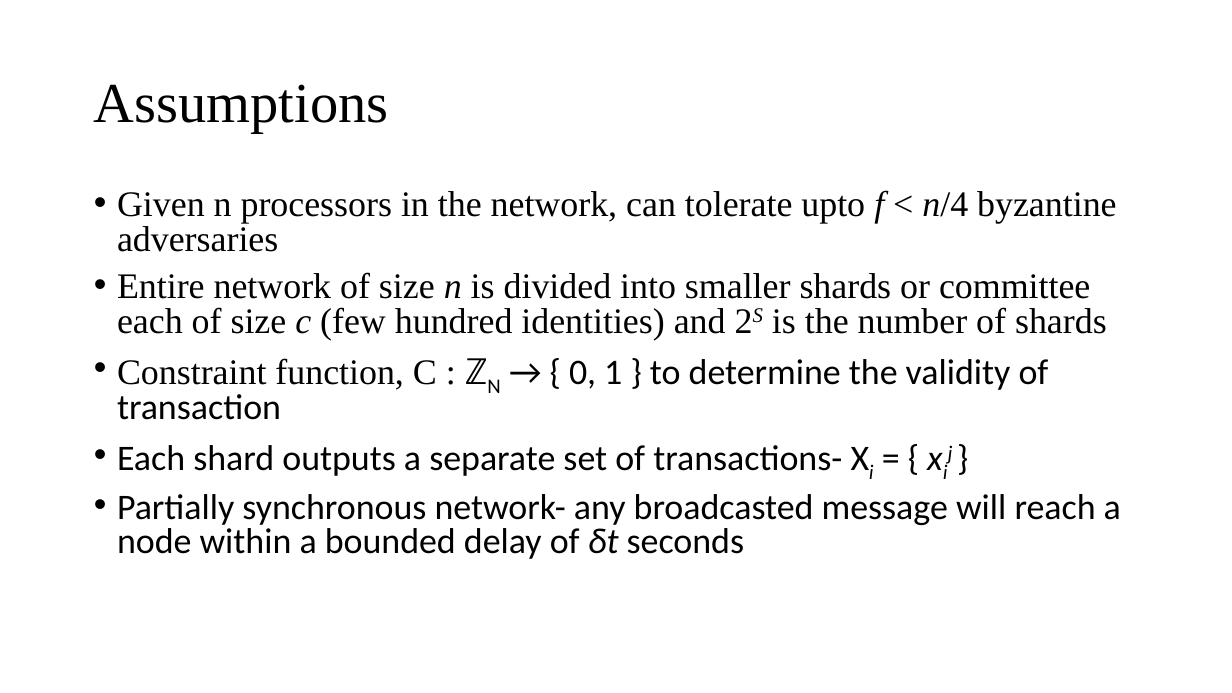
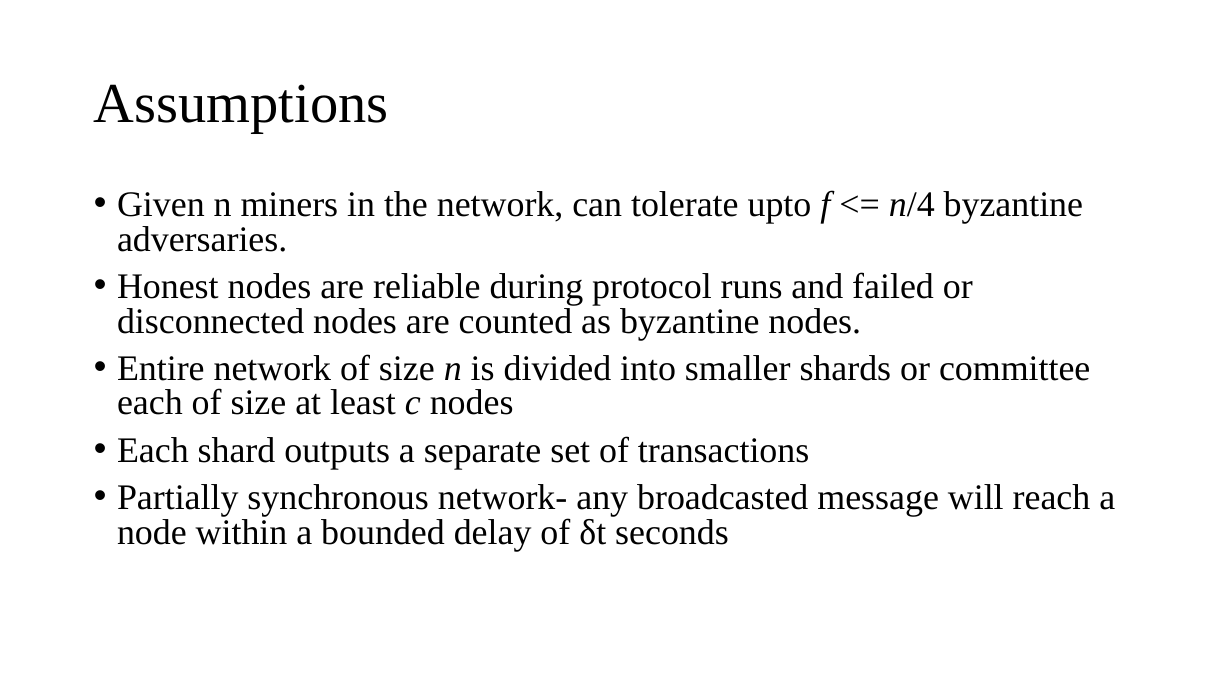
Before and after one commit to Tsajan/2018FallSemPOSTECH, a slide deck: slide 4 of CSED601 Dependable Computing/Sharding.pptx. Drawn at 1232x693 pixels with LibreOffice and Linux fonts; fonts in the diff are those of the drawing. Boxes give left, top, right and bottom in pixels: in the first picture for what was removed or moved away, otherwise in the second. Text is boxed around its words. In the diff, an @@ line names an element or a change of style, - is before the commit and + after.

```diff
--- a/CSED601 Dependable Computing/Sharding.pptx
+++ b/CSED601 Dependable Computing/Sharding.pptx
@@ text at bbox=[117, 191, 1090, 469]: text changed @@
-• Given n processors in the network, can tolerate upto f < n/4 byzantine adversaries
-• Entire network of size n is divided into smaller shards or committee each of size c (few hundred identities) and 2S is the number of shards
-• Constraint function, C : ℤN → { 0, 1 } to determine the validity of transaction
-• Each shard outputs a separate set of transactions- Xi = { xij }
+• Given n miners in the network, can tolerate upto f <= n/4 byzantine adversaries.
+• Honest nodes are reliable during protocol runs and failed or disconnected nodes are counted as byzantine nodes.
+• Entire network of size n is divided into smaller shards or committee each of size at least c nodes
+• Each shard outputs a separate set of transactions
@@ text at bbox=[117, 484, 1115, 551]: font Calibri to Times New Roman in "Partially synchronous network- any broadcasted message will ..."; italic off in "δt" @@
```
Also in this commit, not shown: 4 other slides changed, 9 slides added, 1 slide removed, 4 other files.
